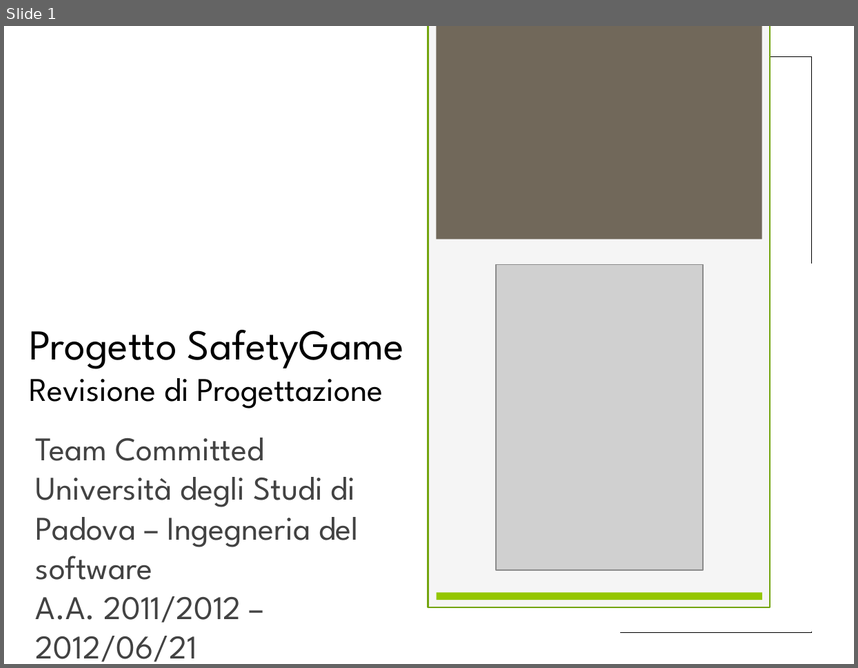
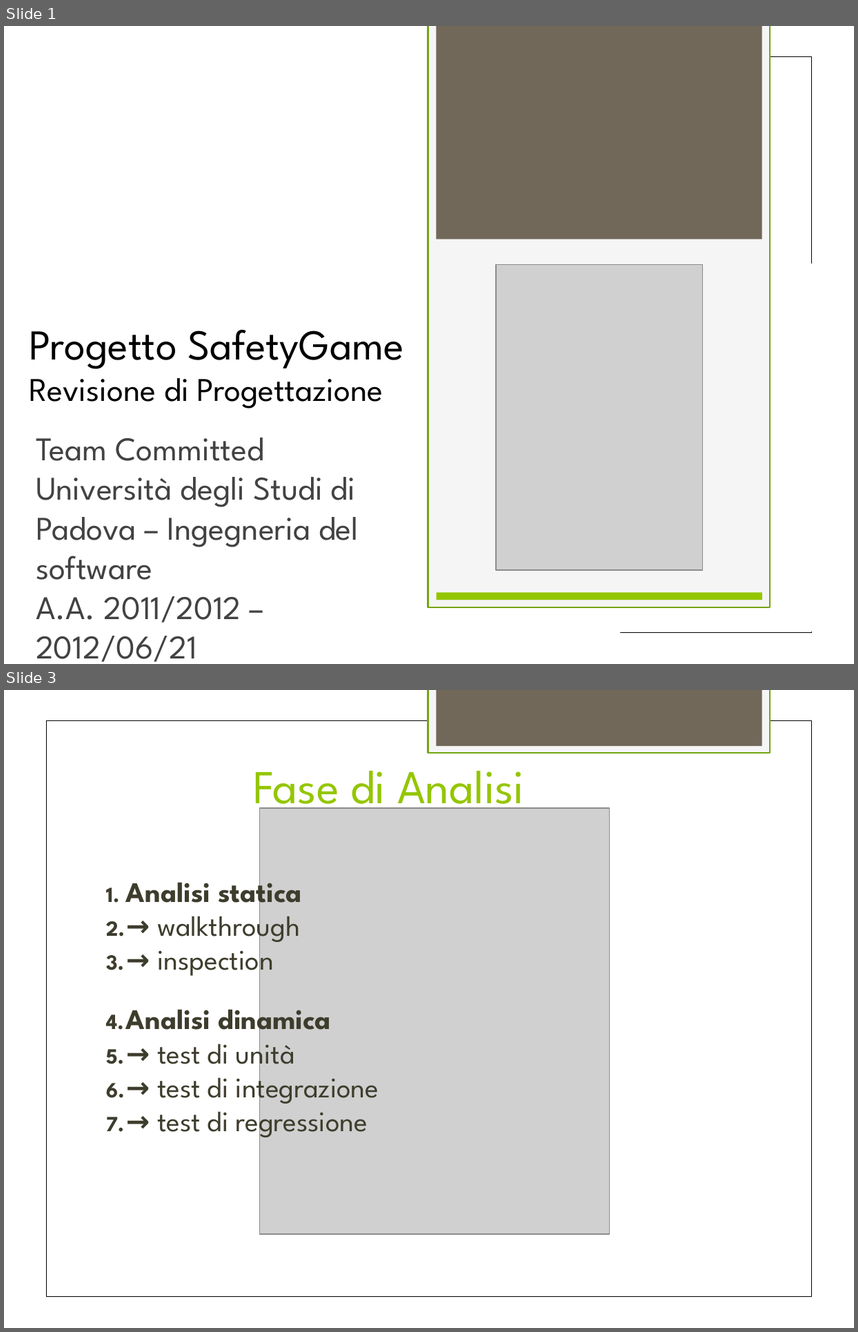
Before and after one commit to TeamCommitted/Team-Committed---Documenti, a slide deck: RQ/Esterni/presentazione/RP-Presentazione_w_mobile.pptx. Shown one above the other, each under a label of ours: slide 1 before the commit, slides 1 and 3 after it; the slides between them are not shown. The pictures are 858x668 and 858x1332 pixels, drawn with LibreOffice and Linux fonts; fonts in the diff are those of the drawing; grey boxes stand for pictures. Boxes give left, top, right and bottom in pixels: in the first picture for what was removed or moved away, otherwise in the second. Text is boxed around its words. In the diff, an @@ line names an element or a change of style, - is before the commit and + after.

Commit message:
aggiunta parte test presentazione

```diff
--- a/RQ/Esterni/presentazione/RP-Presentazione_w_mobile.pptx
+++ b/RQ/Esterni/presentazione/RP-Presentazione_w_mobile.pptx
@@ slide 3 added at box(4, 690, 854, 1328), background #FFFFFF; not listed: 23 template elements that a slide beside it also shows @@
@@ text added at box(253, 771, 524, 818), 40 pt, text #94C600 @@
+Fase di Analisi
@@ picture added at box(260, 808, 610, 1234) @@
@@ text added at box(126, 874, 379, 1139), 24 pt, text #3E3D2D @@
+1. Analisi statica
+2. → walkthrough
+3. → inspection
+4. Analisi dinamica
+5. → test di unità
+6. → test di integrazione
+7. → test di regressione
```
Also in this commit, not shown: 5 other slides changed, 1 other file.
